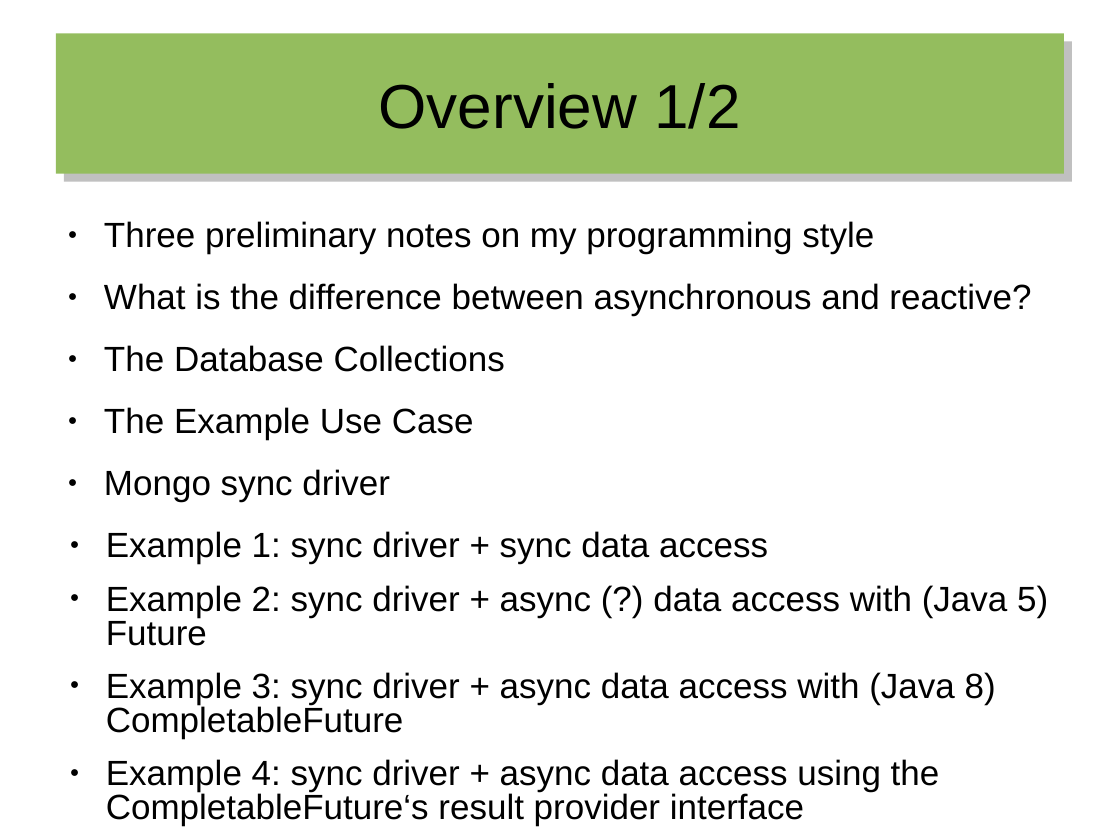
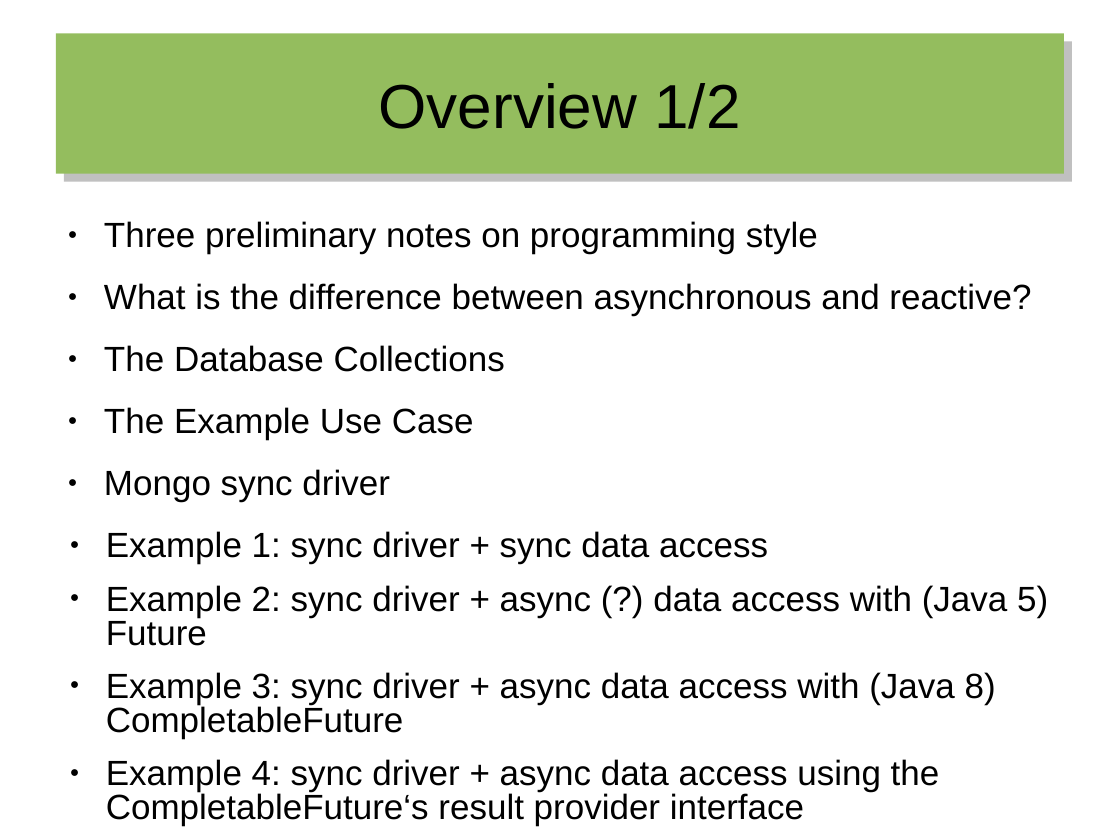
Before and after one commit to hermannhueck/reactive-mongo-access, a slide deck: slide 6 of Slides/2016-06_Reactive Mongo Access from Java 8.odp. Drawn at 1120x840 pixels with LibreOffice and Linux fonts; fonts in the diff are those of the drawing. Boxes give left, top, right and bottom in pixels: in the first picture for what was removed or moved away, otherwise in the second. Text is boxed around its words. In the diff, an @@ line names an element or a change of style, - is before the commit and + after.

```diff
--- a/Slides/2016-06_Reactive Mongo Access from Java 8.odp
+++ b/Slides/2016-06_Reactive Mongo Access from Java 8.odp
@@ text at (104,221,818,254): text changed @@
-● Three preliminary notes on my programming style
+● Three preliminary notes on programming style
```
Also in this commit, not shown: 33 other slides changed, 4 slides added, 1 slide removed, 30 other files.
